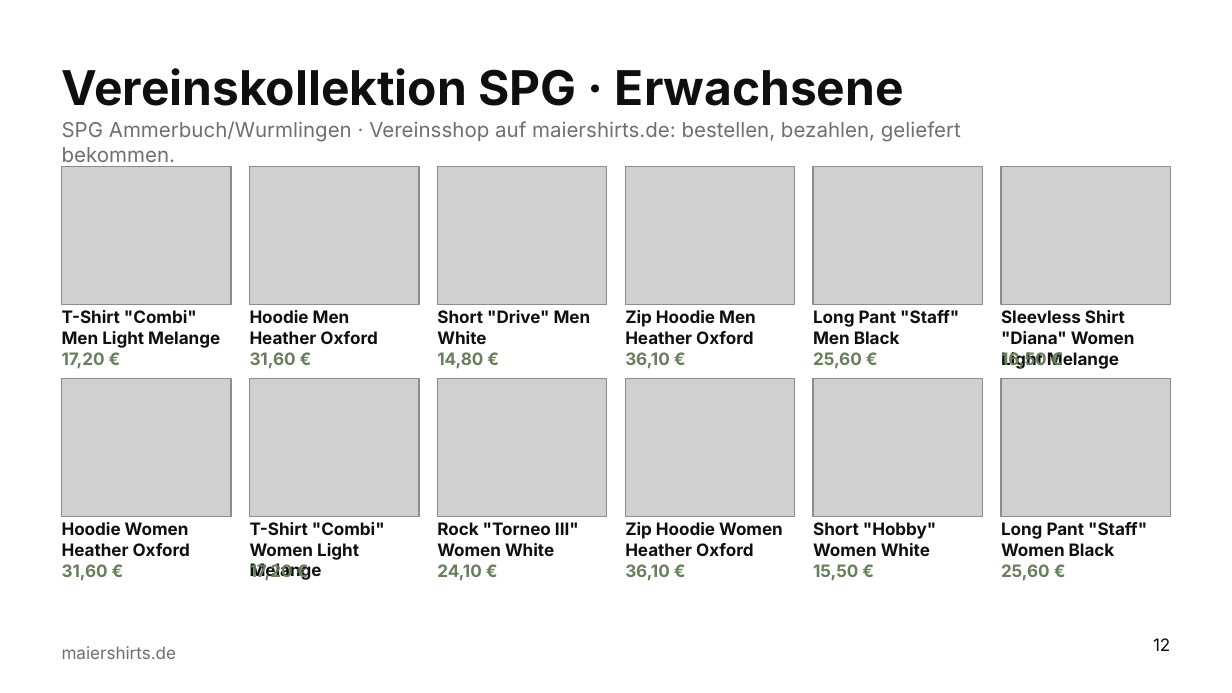
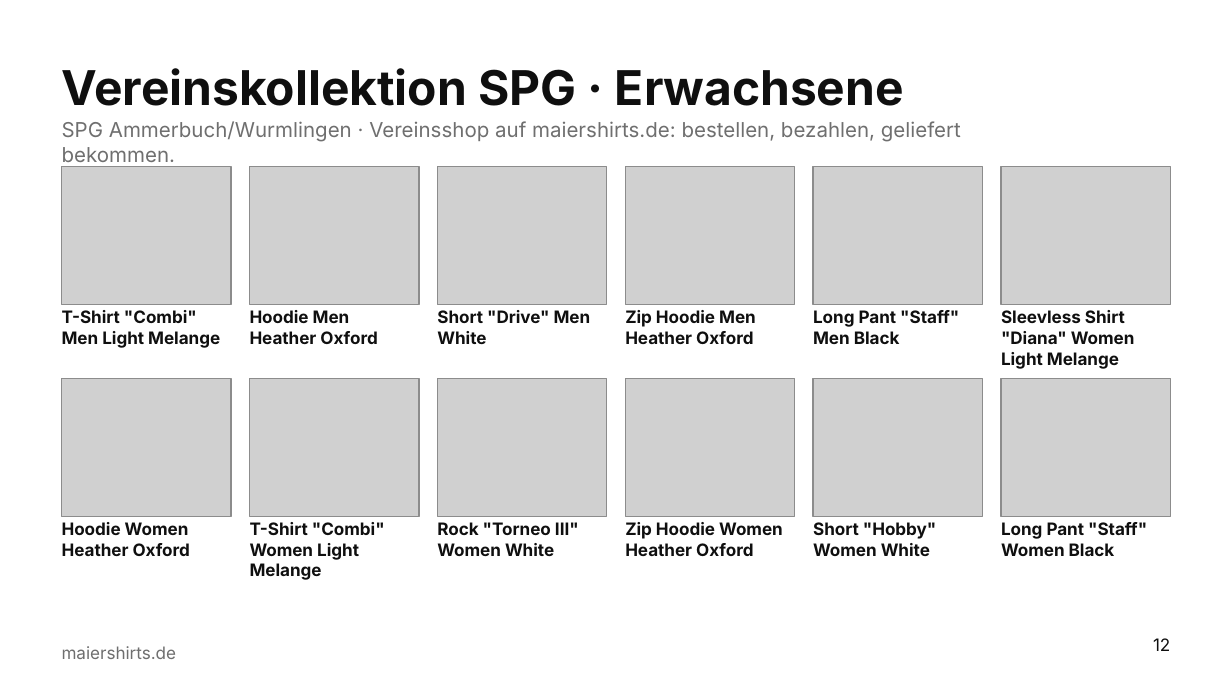
Before and after one commit to sm6161-eng/lexware-angebot-tool, a slide deck: slide 12 of presentation/dist/Maiershirts_Master.potx. Drawn at 1232x693 pixels with LibreOffice and Linux fonts; fonts in the diff are those of the drawing; grey boxes stand for pictures; background and template pictures are left out. Boxes give left, top, right and bottom in pixels: in the first picture for what was removed or moved away, otherwise in the second. Text is boxed around its words. In the diff, an @@ line names an element or a change of style, - is before the commit and + after.

```diff
--- a/presentation/dist/Maiershirts_Master.potx
+++ b/presentation/dist/Maiershirts_Master.potx
@@ text removed at (x1=62, y1=352, x2=105, y2=369) @@
-17,20 €
@@ text removed at (x1=250, y1=352, x2=296, y2=369) @@
-31,60 €
@@ text removed at (x1=437, y1=352, x2=483, y2=369) @@
-14,80 €
@@ text removed at (x1=625, y1=352, x2=670, y2=369) @@
-36,10 €
@@ text removed at (x1=813, y1=352, x2=862, y2=369) @@
-25,60 €
@@ text removed at (x1=1001, y1=351, x2=1047, y2=370) @@
-16,50 €
@@ text removed at (x1=62, y1=564, x2=108, y2=581) @@
-31,60 €
@@ text removed at (x1=250, y1=563, x2=293, y2=582) @@
-17,20 €
@@ text removed at (x1=437, y1=564, x2=481, y2=581) @@
-24,10 €
@@ text removed at (x1=625, y1=564, x2=670, y2=581) @@
-36,10 €
@@ text removed at (x1=813, y1=564, x2=858, y2=581) @@
-15,50 €
@@ text removed at (x1=1001, y1=564, x2=1050, y2=581) @@
-25,60 €
```
Also in this commit, not shown: 1 other slide changed, 3 other files.
